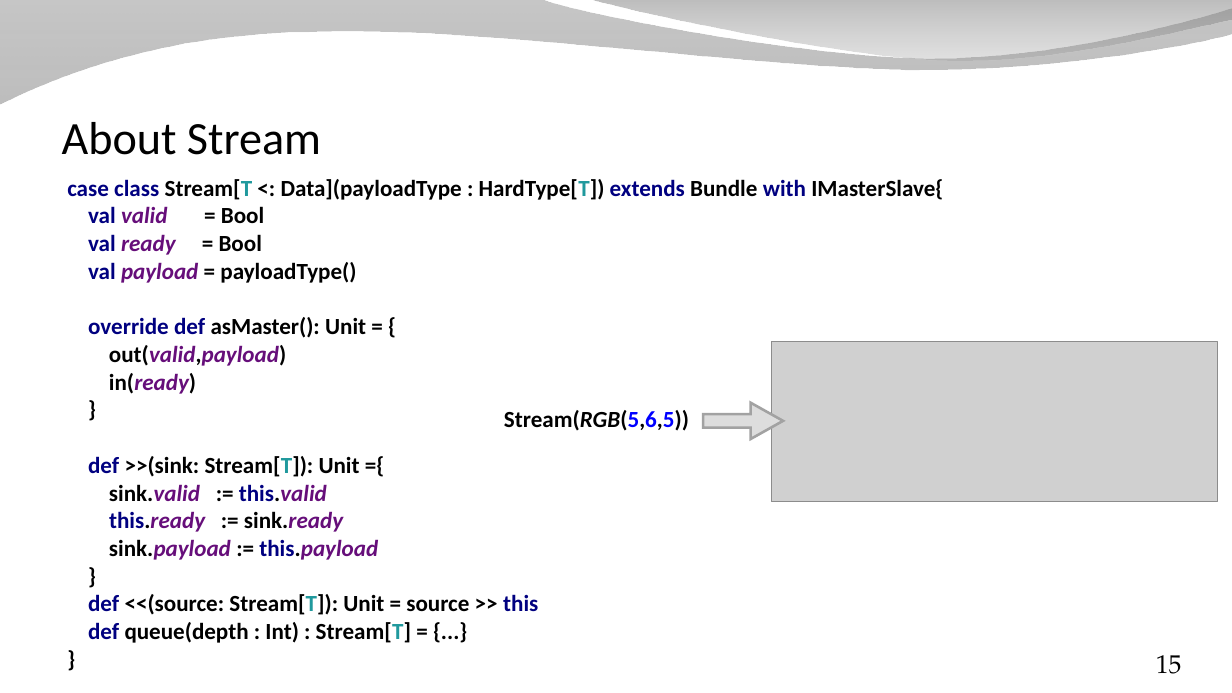
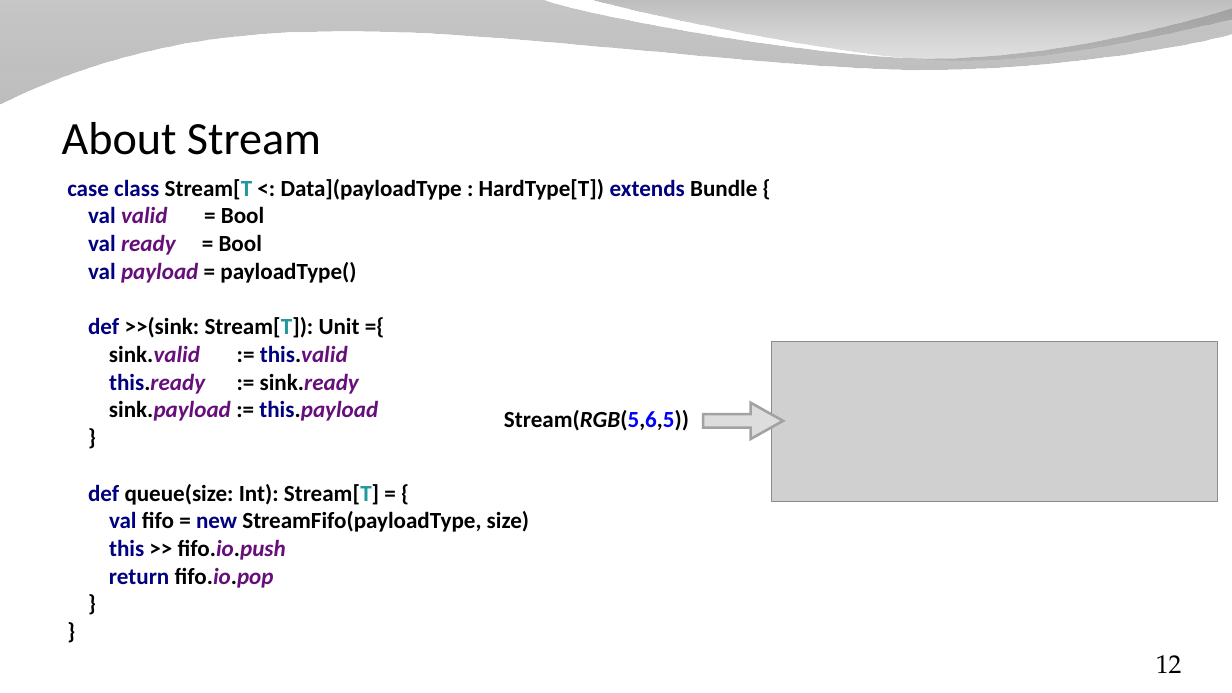
Before and after one commit to SpinalHDL/SpinalDoc, a slide deck: slide 12 of presentation/en/presentation_move_forward_short.odp (slide 15 before the commit). Drawn at 1232x693 pixels with LibreOffice and Linux fonts; fonts in the diff are those of the drawing; grey boxes stand for pictures; background and template pictures are left out. Boxes give left, top, right and bottom in pixels: in the first picture for what was removed or moved away, otherwise in the second. Text is boxed around its words. In the diff, an @@ line names an element or a change of style, - is before the commit and + after.

```diff
--- a/presentation/en/presentation_move_forward_short.odp
+++ b/presentation/en/presentation_move_forward_short.odp
@@ text at (67,179,757,588): text changed @@
-case class Stream[T <: Data](payloadType : HardType[T]) extends Bundle with IMasterSlave{
-val valid = Bool
-val ready = Bool
-val payload = payloadType()
-override def asMaster(): Unit = {
-out(valid,payload)
-in(ready)
-}
-def >>(sink: Stream[T]): Unit ={
-sink.valid := this.valid
-this.ready := sink.ready
-sink.payload := this.payload
-}
-def <<(source: Stream[T]): Unit = source >> this
-def queue(depth : Int) : Stream[T] = {...}
-}
+case class Stream[T <: Data](payloadType : HardType[T]) extends Bundle {
+val valid = Bool
+val ready = Bool
+val payload = payloadType()
+def >>(sink: Stream[T]): Unit ={
+sink.valid := this.valid
+this.ready := sink.ready
+sink.payload := this.payload
+}
+def queue(size: Int): Stream[T] = {
+val fifo = new StreamFifo(payloadType, size)
+this >> fifo.io.push
+return fifo.io.pop
+}
+}
@@ page number at (1156,655,1182,673): text changed @@
-15
+12
```
Also in this commit, not shown: 6 other slides changed, 2 slides added, 1 slide removed, 1 other file.
